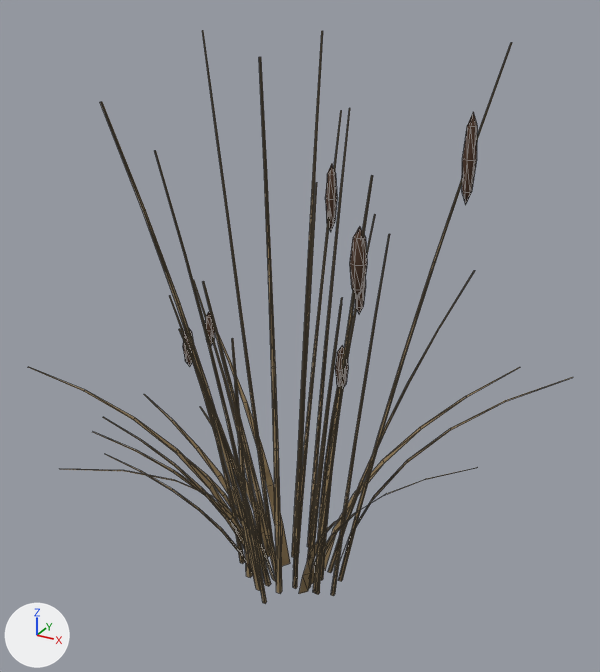
One commit to the glTF model assets/models/flora/reeds/reed_clump_2.glb: the scene before it, then after it.
Rendered twice from a 50 mm camera at (1.15, -2.04, 1.91) aimed at (0.04, 0.0, 0.89). The lights are fixed; the arrows at lower left show +X, +Y and +Z. The first picture is the older version. Mesh edges are drawn as thin lines. Where no turn or scale is listed for an object, it has been applied to the vertices.

In view in the first picture: 'ReedClump_Blades_0', 'ReedClump_Blades_1', 'ReedClump_Blades_2', 'ReedClump_Heads_0', 'ReedClump_Heads_2', 'ReedClump_Stalks_0', 'ReedClump_Stalks_1', 'ReedClump_Stalks_2' and 1 more.
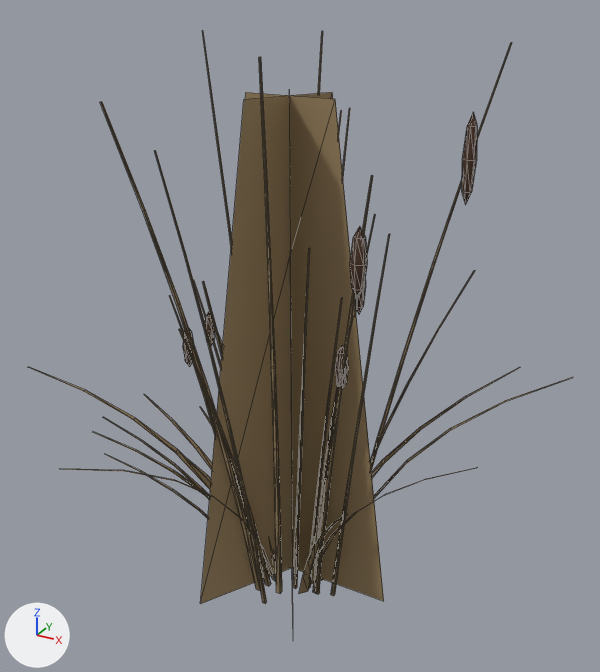
Edits to the scene script, one JSON object a line:
```json
{"op": "add", "block": "me_reedclump_far", "code": ["me_reedclump_far = bpy.data.meshes.new('ReedClump_Far')", "me_reedclump_far.from_pydata([(-0.35, 0.0, 0.0), (0.35, 0.0, 0.0), (0.14, 0.0, 1.6), (-0.14, 0.0, 1.6), (-0.18, -0.3, 0.0), (0.18, 0.3, 0.0), (0.07, 0.12, 1.6), (-0.07, -0.12, 1.6), (0.18, -0.3, 0.0), (-0.18, 0.3, 0.0), (-0.07, 0.12, 1.6), (0.07, -0.12, 1.6)], [], [(0, 1, 2), (0, 2, 3), (4, 5, 6), (4, 6, 7), (8, 9, 10), (8, 10, 11)])", "me_reedclump_far.materials.append(mat_reedclump_stalk)  # brown #9a8460"]}
{"op": "add", "block": "ob_reedclump_far", "code": ["ob_reedclump_far = bpy.data.objects.new('ReedClump_Far', me_reedclump_far)", "ob_reedclump_far.location = (0.0, 0.0, 0.0)"]}
```

Changed parts and their boxes [x1, y1, x2, y2] in the pictures (600 x 672 px):
```json
{"object": "ReedClump_Far", "change": "added", "after": [200, 92, 384, 608], "on screen": "brown"}
{"object": "ReedClump_Stalks_1", "change": "unchanged, covered by the edit", "before": [193, 108, 475, 596], "after": [193, 108, 475, 596]}
```
